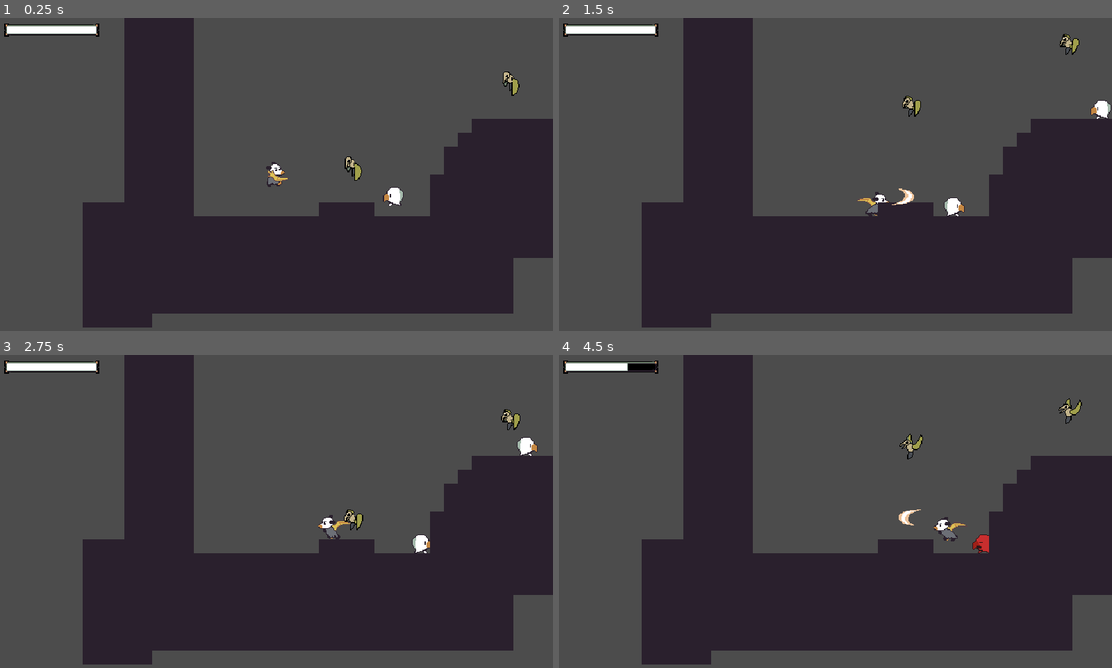
Above: before the commit, frames 1-4 (two rows, left to right).
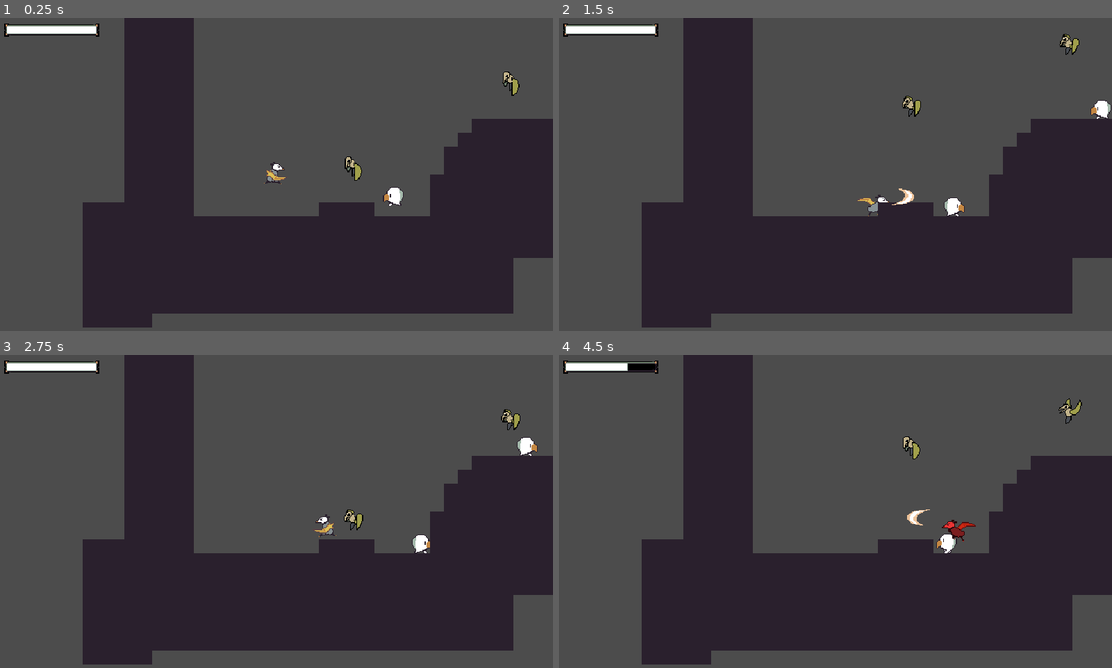
Above: after the commit, the same moments.

Repository: andhedrew/Didelphis
Game: Godot game, scene res://World.tscn
Two runs of this game, one before a commit and one after it. Both use one fixed random seed, a clock stepped at 60 frames per second and the inputs below. Sound files missing from this copy of the repository are replaced by a short silence.
Inputs:
- Up to frame 1 (0.25 s): no input
- Up to frame 2 (1.5 s): hold D (right) from 0.53 s (still down); tap X (attack) at 0.6, 1.35 s; tap Z (jump) at 0.77 s
- Up to frame 3 (2.75 s): tap Z (jump) at 1.52 s; release D (right) at 2.03 s; hold A (left) from 2.03 s (still down); tap X (attack) at 2.1 s
- Up to frame 4 (4.5 s): release A (left) at 2.78 s; hold D (right) 2.78-4.28 s; tap X (attack) at 2.85, 3.6, 4.35 s; tap Z (jump) at 3.02, 3.77 s; hold A (left) from 4.28 s (still down)

The runs differ from the first frame. In frame 1, 0.2% of the frame differs, in the area x 47-53%, y 46-54%; in frame 2, 0.1%; in frame 3, 0.2%; in frame 4, 0.9%, in the area x 61-78%, y 25-64%.

Commit message:
Minimal player sprites added

Diff:
--- a/Actors/Player.tscn
+++ b/Actors/Player.tscn
@@ -69,29 +69,30 @@
 
 [sub_resource type="Animation" id=17]
 resource_name = "die"
-tracks/0/type = "value"
-tracks/0/path = NodePath(".:frame")
-tracks/0/interp = 1
-tracks/0/loop_wrap = true
-tracks/0/imported = false
-tracks/0/enabled = true
-tracks/0/keys = {
-"times": PoolRealArray( 0, 0.1, 0.2, 0.4, 0.5, 0.6, 0.7, 0.8 ),
-"transitions": PoolRealArray( 1, 1, 1, 1, 1, 1, 1, 1 ),
-"update": 1,
-"values": [ 60, 61, 62, 63, 64, 65, 66, 67 ]
-}
-tracks/1/type = "value"
-tracks/1/path = NodePath("../WeaponModel:frame")
-tracks/1/interp = 1
-tracks/1/loop_wrap = true
-tracks/1/imported = false
-tracks/1/enabled = true
-tracks/1/keys = {
-"times": PoolRealArray( 0, 0.1, 0.2, 0.4, 0.5, 0.6, 0.7, 0.8 ),
-"transitions": PoolRealArray( 1, 1, 1, 1, 1, 1, 1, 1 ),
-"update": 1,
-"values": [ 60, 61, 62, 63, 64, 65, 66, 67 ]
+length = 0.8
+tracks/0/type = "value"
+tracks/0/path = NodePath(".:frame")
+tracks/0/interp = 1
+tracks/0/loop_wrap = true
+tracks/0/imported = false
+tracks/0/enabled = true
+tracks/0/keys = {
+"times": PoolRealArray( 0, 0.1, 0.2, 0.4, 0.5, 0.6, 0.7 ),
+"transitions": PoolRealArray( 1, 1, 1, 1, 1, 1, 1 ),
+"update": 1,
+"values": [ 60, 61, 62, 63, 64, 65, 66 ]
+}
+tracks/1/type = "value"
+tracks/1/path = NodePath("../WeaponModel:frame")
+tracks/1/interp = 1
+tracks/1/loop_wrap = true
+tracks/1/imported = false
+tracks/1/enabled = true
+tracks/1/keys = {
+"times": PoolRealArray( 0, 0.1, 0.2, 0.4, 0.5, 0.6, 0.7 ),
+"transitions": PoolRealArray( 1, 1, 1, 1, 1, 1, 1 ),
+"update": 1,
+"values": [ 60, 61, 62, 63, 64, 65, 66 ]
 }
 
 [sub_resource type="Animation" id=18]
@@ -334,58 +335,58 @@
 
 [sub_resource type="Animation" id=3]
 resource_name = "walk"
-length = 0.8
-tracks/0/type = "value"
-tracks/0/path = NodePath(".:frame")
-tracks/0/interp = 1
-tracks/0/loop_wrap = true
-tracks/0/imported = false
-tracks/0/enabled = true
-tracks/0/keys = {
-"times": PoolRealArray( 0, 0.2, 0.4, 0.6 ),
+length = 0.4
+tracks/0/type = "value"
+tracks/0/path = NodePath(".:frame")
+tracks/0/interp = 1
+tracks/0/loop_wrap = true
+tracks/0/imported = false
+tracks/0/enabled = true
+tracks/0/keys = {
+"times": PoolRealArray( 0, 0.1, 0.2, 0.3 ),
 "transitions": PoolRealArray( 1, 1, 1, 1 ),
 "update": 1,
-"values": [ 21, 0, 20, 0 ]
-}
-tracks/1/type = "value"
-tracks/1/path = NodePath("../WeaponModel:frame")
-tracks/1/interp = 1
-tracks/1/loop_wrap = true
-tracks/1/imported = false
-tracks/1/enabled = true
-tracks/1/keys = {
-"times": PoolRealArray( 0, 0.2, 0.4, 0.6 ),
+"values": [ 22, 23, 20, 21 ]
+}
+tracks/1/type = "value"
+tracks/1/path = NodePath("../WeaponModel:frame")
+tracks/1/interp = 1
+tracks/1/loop_wrap = true
+tracks/1/imported = false
+tracks/1/enabled = true
+tracks/1/keys = {
+"times": PoolRealArray( 0, 0.1, 0.2, 0.3 ),
 "transitions": PoolRealArray( 1, 1, 1, 1 ),
 "update": 1,
-"values": [ 21, 0, 20, 0 ]
+"values": [ 22, 23, 20, 21 ]
 }
 
 [sub_resource type="Animation" id=5]
 resource_name = "walk_looking_up"
-length = 0.8
-tracks/0/type = "value"
-tracks/0/path = NodePath(".:frame")
-tracks/0/interp = 1
-tracks/0/loop_wrap = true
-tracks/0/imported = false
-tracks/0/enabled = true
-tracks/0/keys = {
-"times": PoolRealArray( 0, 0.2, 0.4, 0.6 ),
+length = 0.4
+tracks/0/type = "value"
+tracks/0/path = NodePath(".:frame")
+tracks/0/interp = 1
+tracks/0/loop_wrap = true
+tracks/0/imported = false
+tracks/0/enabled = true
+tracks/0/keys = {
+"times": PoolRealArray( 0, 0.1, 0.2, 0.3 ),
 "transitions": PoolRealArray( 1, 1, 1, 1 ),
 "update": 1,
-"values": [ 31, 10, 30, 10 ]
-}
-tracks/1/type = "value"
-tracks/1/path = NodePath("../WeaponModel:frame")
-tracks/1/interp = 1
-tracks/1/loop_wrap = true
-tracks/1/imported = false
-tracks/1/enabled = true
-tracks/1/keys = {
-"times": PoolRealArray( 0, 0.2, 0.4, 0.6 ),
+"values": [ 32, 33, 30, 31 ]
+}
+tracks/1/type = "value"
+tracks/1/path = NodePath("../WeaponModel:frame")
+tracks/1/interp = 1
+tracks/1/loop_wrap = true
+tracks/1/imported = false
+tracks/1/enabled = true
+tracks/1/keys = {
+"times": PoolRealArray( 0, 0.1, 0.2, 0.3 ),
 "transitions": PoolRealArray( 1, 1, 1, 1 ),
 "update": 1,
-"values": [ 31, 10, 30, 10 ]
+"values": [ 32, 33, 30, 31 ]
 }
 
 [sub_resource type="Animation" id=13]
@@ -462,14 +463,14 @@
 texture = ExtResource( 4 )
 hframes = 10
 vframes = 7
-frame = 60
+frame = 32
 
 [node name="WeaponModel" type="Sprite" parent="Model"]
 position = Vector2( -2, -14 )
 texture = ExtResource( 5 )
 hframes = 10
 vframes = 7
-frame = 60
+frame = 32
 
 [node name="AnimationPlayer" type="AnimationPlayer" parent="Model"]
 root_node = NodePath("../PlayerModel")
--- a/Particles/death_explosion.gd
+++ b/Particles/death_explosion.gd
@@ -4,7 +4,7 @@
 
 func _ready():
 	animation_player.play("explode")
-	SoundPlayer.play_sound(SoundPlayer.EXPLODE)
+	#SoundPlayer.play_sound(SoundPlayer.EXPLODE)
 	yield(animation_player, "animation_finished")
 
 	queue_free()
--- a/World.tscn
+++ b/World.tscn
@@ -518,6 +518,7 @@
 [node name="BaseWeapon" parent="Player" instance=ExtResource( 2 )]
 position = Vector2( 0, -13 )
 bullet_scene = ExtResource( 6 )
+attack_delay_in_seconds = 20.0
 
 [node name="CanvasLayer" type="CanvasLayer" parent="."]
 
Binary file changed: Sprites/Player.png
Binary file changed: Sprites/player_weapon_claw.png
